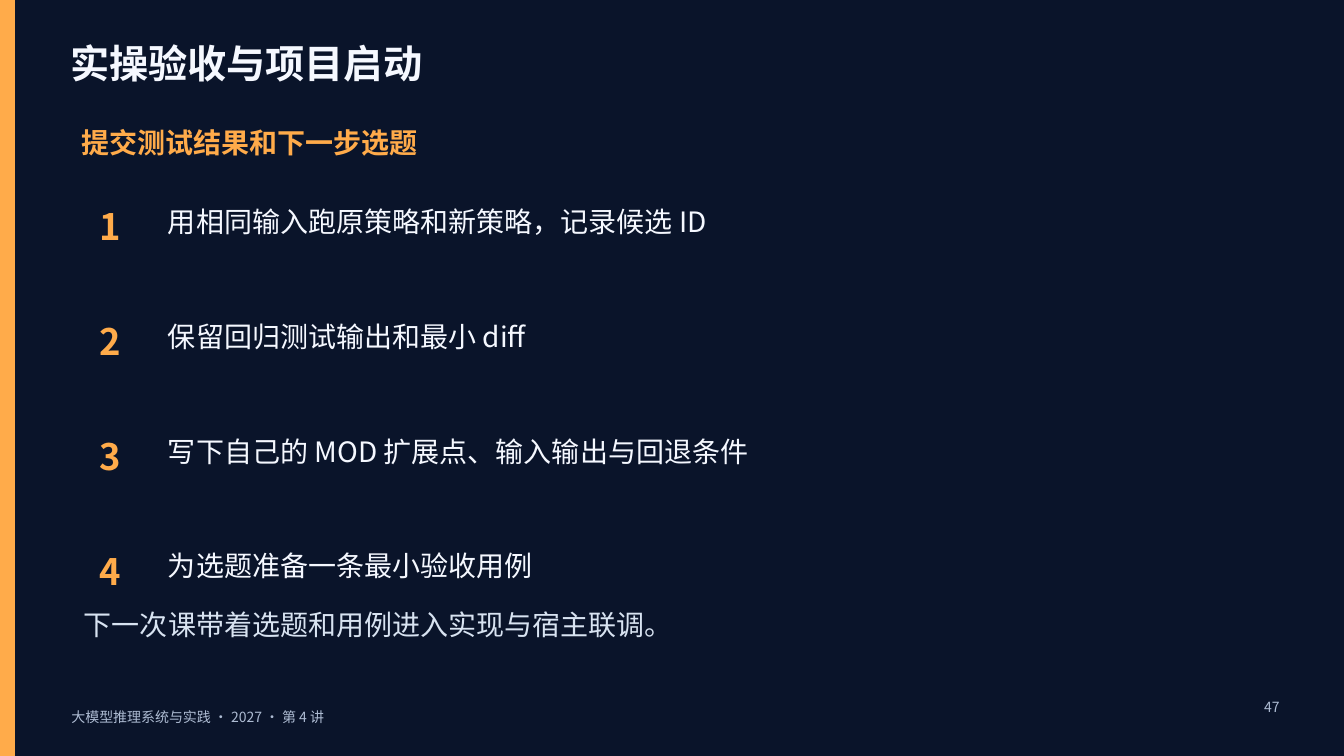
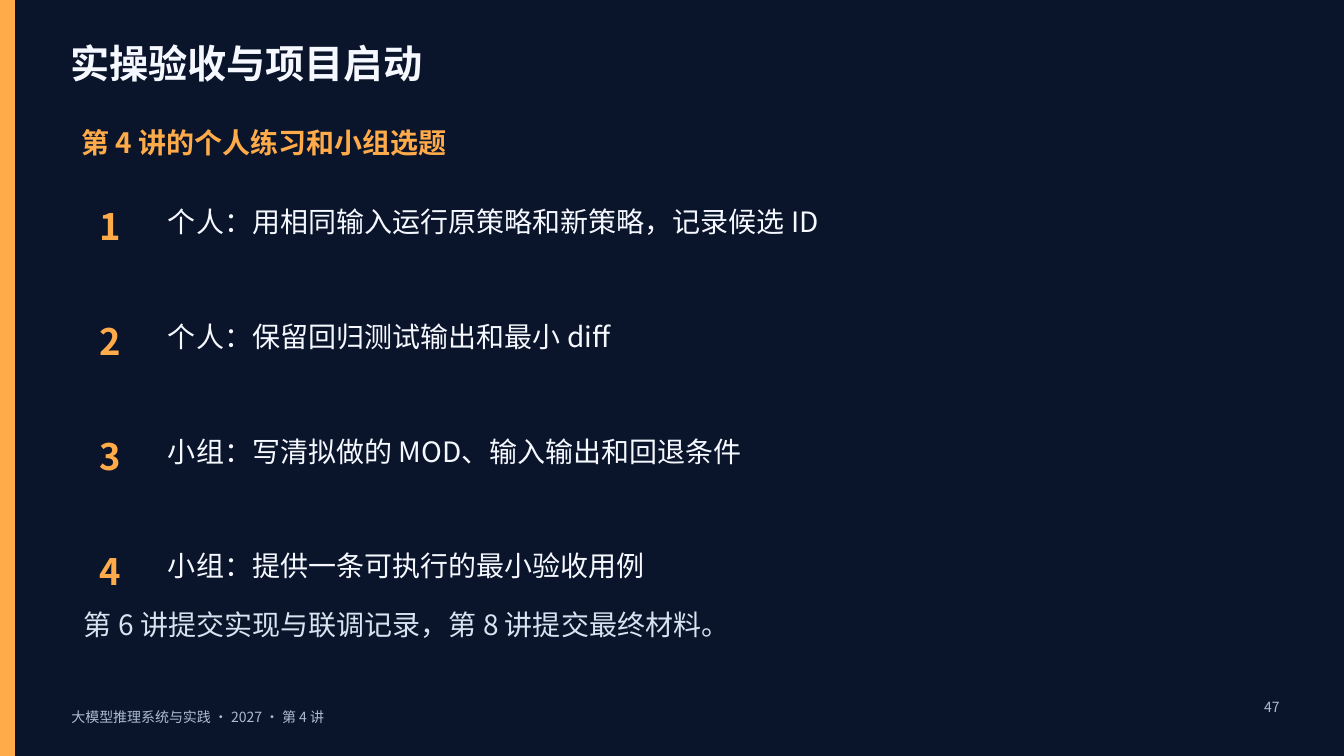
Before and after one commit to vLLM-HUST/intro-to-llm-inference-engines, a slide deck: slide 47 of build/slides/2027/lectures-8-pptx/第04讲_开源实践与课程项目.pptx. Drawn at 1344x756 pixels with LibreOffice and Linux fonts; fonts in the diff are those of the drawing. Boxes give left, top, right and bottom in pixels: in the first picture for what was removed or moved away, otherwise in the second. Text is boxed around its words. In the diff, an @@ line names an element or a change of style, - is before the commit and + after.

```diff
--- a/build/slides/2027/lectures-8-pptx/第04讲_开源实践与课程项目.pptx
+++ b/build/slides/2027/lectures-8-pptx/第04讲_开源实践与课程项目.pptx
@@ text at bbox=[81, 129, 446, 156]: text changed @@
-提交测试结果和下一步选题
+第 4 讲的个人练习和小组选题
@@ text at bbox=[168, 208, 819, 235]: text changed @@
-用相同输入跑原策略和新策略，记录候选 ID
+个人：用相同输入运行原策略和新策略，记录候选 ID
@@ text at bbox=[168, 323, 610, 350]: text changed @@
-保留回归测试输出和最小 diff
+个人：保留回归测试输出和最小 diff
@@ text at bbox=[168, 438, 742, 465]: text changed @@
-写下自己的 MOD 扩展点、输入输出与回退条件
+小组：写清拟做的 MOD、输入输出和回退条件
@@ text at bbox=[168, 552, 645, 579]: text changed @@
-为选题准备一条最小验收用例
+小组：提供一条可执行的最小验收用例
@@ text at bbox=[84, 611, 729, 638]: text changed @@
-下一次课带着选题和用例进入实现与宿主联调。
+第 6 讲提交实现与联调记录，第 8 讲提交最终材料。
```
Also in this commit, not shown: 1 other slide changed, 12 other files.
